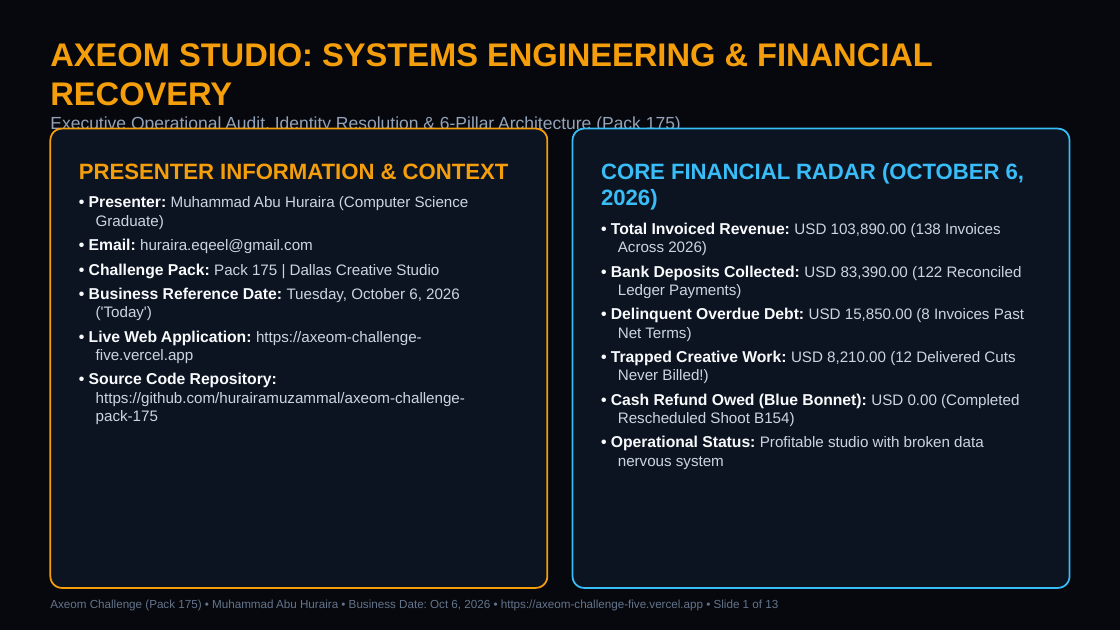
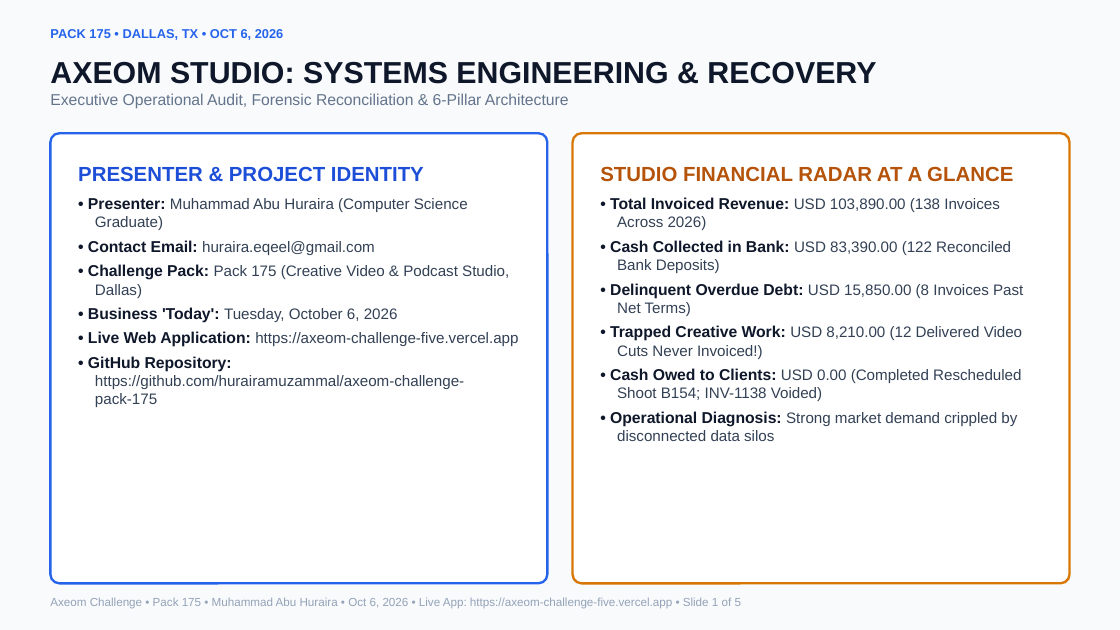
Before and after one commit to hurairamuzammal/axeom-challenge-pack-175, a slide deck: slide 1 of Axeom Challenge - Pack 175/Axeom_Presentation_Pack175.pptx. Drawn at 1120x630 pixels with LibreOffice and Linux fonts; fonts in the diff are those of the drawing. Boxes give left, top, right and bottom in pixels: in the first picture for what was removed or moved away, otherwise in the second. Text is boxed around its words. In the diff, an @@ line names an element or a change of style, - is before the commit and + after.

Commit message:
feat(presentation): convert to minimal light-themed 5-slide deck with fast jump to live app

```diff
--- a/Axeom Challenge - Pack 175/Axeom_Presentation_Pack175.pptx
+++ b/Axeom Challenge - Pack 175/Axeom_Presentation_Pack175.pptx
@@ background #06080D to #F8FAFC @@
@@ text added at (50,29,284,40), 11 pt, text #2563EB, bold @@
+PACK 175 • DALLAS, TX • OCT 6, 2026
@@ text at (50,61,876,109): text changed; size 15 to 13.5 pt; text colour #94A3B8 to #64748B @@
-AXEOM STUDIO: SYSTEMS ENGINEERING & FINANCIAL RECOVERY
-Executive Operational Audit, Identity Resolution & 6-Pillar Architecture (Pack 175)
+AXEOM STUDIO: SYSTEMS ENGINEERING & RECOVERY
+Executive Operational Audit, Forensic Reconciliation & 6-Pillar Architecture
@@ rounded rectangle "PRESENTER & PROJECT IDENTITY": place and size @@
-rounded rectangle "PRESENTER & PROJECT IDENTITY" at (50,129,548,588)
+rounded rectangle "PRESENTER & PROJECT IDENTITY" at (50,134,548,584)
@@ rounded rectangle "PRESENTER & PROJECT IDENTITY" at (50,134,548,584): fill #0D1421 to #FFFFFF; outline #F59E0B 1.5 pt to #2563EB 2 pt; proportions changed @@
@@ rounded rectangle "STUDIO FINANCIAL RADAR AT A ...": place and size @@
-rounded rectangle "STUDIO FINANCIAL RADAR AT A ..." at (573,129,1070,588)
+rounded rectangle "STUDIO FINANCIAL RADAR AT A ..." at (573,134,1070,584)
@@ rounded rectangle "STUDIO FINANCIAL RADAR AT A ..." at (573,134,1070,584): fill #0D1421 to #FFFFFF; outline #38BDF8 1.5 pt to #D97706 2 pt; proportions changed @@
@@ text in rounded rectangle at (78,166,424,182): text changed; size 19 to 17.5 pt; text colour #F59E0B to #1D4ED8 @@
-PRESENTER INFORMATION & CONTEXT
+PRESENTER & PROJECT IDENTITY
@@ text in rounded rectangle at (600,166,1013,182): text changed; size 19 to 17.5 pt; text colour #38BDF8 to #B45309 @@
-CORE FINANCIAL RADAR (OCTOBER 6, 2026)
+STUDIO FINANCIAL RADAR AT A GLANCE
@@ text in rounded rectangle at (88,198,518,347): text colour #F8FAFC to #0F172A in "• Presenter:", "• Live Web Application:"; text colour #CBD5E1 to #334155 in "Muhammad Abu Huraira (Computer Science Graduate)", "https://axeom-challenge-five.vercel.app" @@
@@ text in rounded rectangle at (610,197,1023,316): text colour #F8FAFC to #0F172A in "• Total Invoiced Revenue:", "• Delinquent Overdue Debt:"; text colour #CBD5E1 to #334155 in "USD 103,890.00 (138 Invoices Across 2026)", "USD 15,850.00 (8 Invoices Past Net Terms)" @@
@@ text in rounded rectangle at (88,240,509,323): text changed; text colour #CBD5E1 to #334155 @@
-• Email: huraira.eqeel@gmail.com
-• Challenge Pack: Pack 175 | Dallas Creative Studio
-• Business Reference Date: Tuesday, October 6, 2026 ('Today')
+• Contact Email: huraira.eqeel@gmail.com
+• Challenge Pack: Pack 175 (Creative Video & Podcast Studio, Dallas)
+• Business 'Today': Tuesday, October 6, 2026
@@ text in rounded rectangle at (610,240,1011,273): text changed; text colour #CBD5E1 to #334155 @@
-• Bank Deposits Collected: USD 83,390.00 (122 Reconciled Ledger Payments)
+• Cash Collected in Bank: USD 83,390.00 (122 Reconciled Bank Deposits)
@@ text in rounded rectangle at (610,325,1022,441): text changed; text colour #CBD5E1 to #334155 @@
-• Trapped Creative Work: USD 8,210.00 (12 Delivered Cuts Never Billed!)
-• Cash Refund Owed (Blue Bonnet): USD 0.00 (Completed Rescheduled Shoot B154)
-• Operational Status: Profitable studio with broken data nervous system
+• Trapped Creative Work: USD 8,210.00 (12 Delivered Video Cuts Never Invoiced!)
+• Cash Owed to Clients: USD 0.00 (Completed Rescheduled Shoot B154; INV-1138 Voided)
+• Operational Diagnosis: Strong market demand crippled by disconnected data silos
@@ text in rounded rectangle at (88,356,464,407): text changed; text colour #CBD5E1 to #334155 @@
-• Source Code Repository: https://github.com/hurairamuzammal/axeom-challenge-pack-175
+• GitHub Repository: https://github.com/hurairamuzammal/axeom-challenge-pack-175
@@ text at (50,597,741,608): text changed; text colour #64748B to #94A3B8 @@
-Axeom Challenge (Pack 175) • Muhammad Abu Huraira • Business Date: Oct 6, 2026 • https://axeom-challenge-five.vercel.app • Slide 1 of 13
+Axeom Challenge • Pack 175 • Muhammad Abu Huraira • Oct 6, 2026 • Live App: https://axeom-challenge-five.vercel.app • Slide 1 of 5
```
Also in this commit, not shown: 2 other slides changed, 2 slides added, 10 slides removed, 5 other files.
